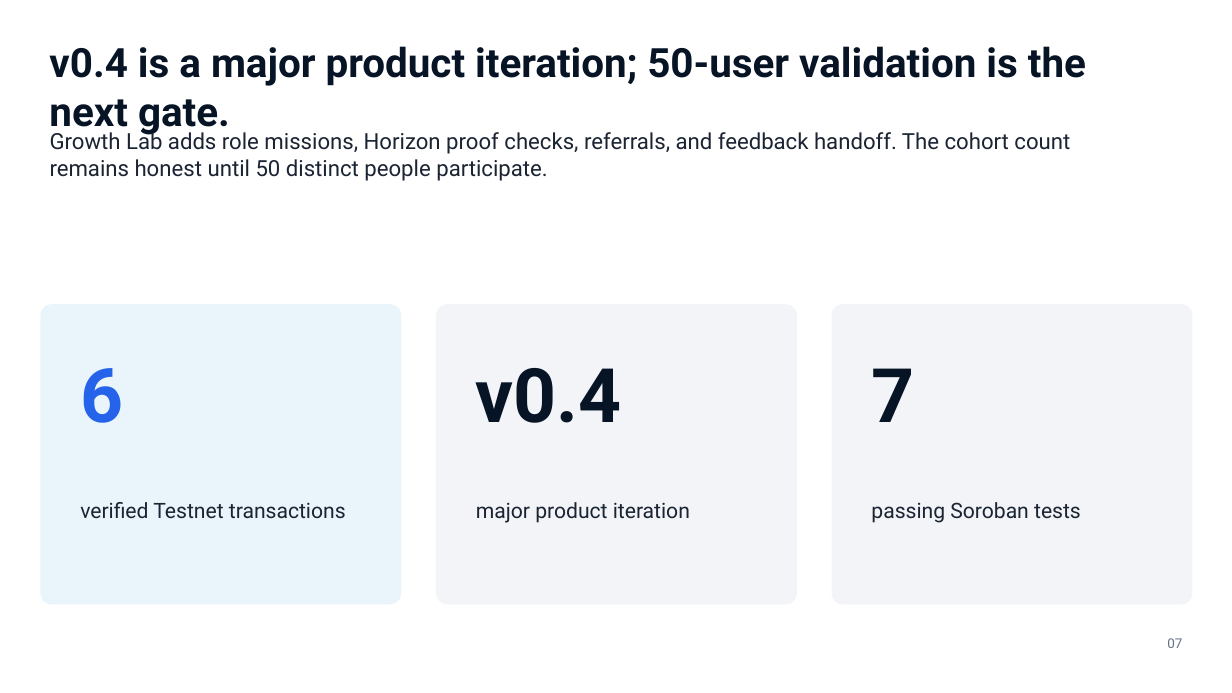
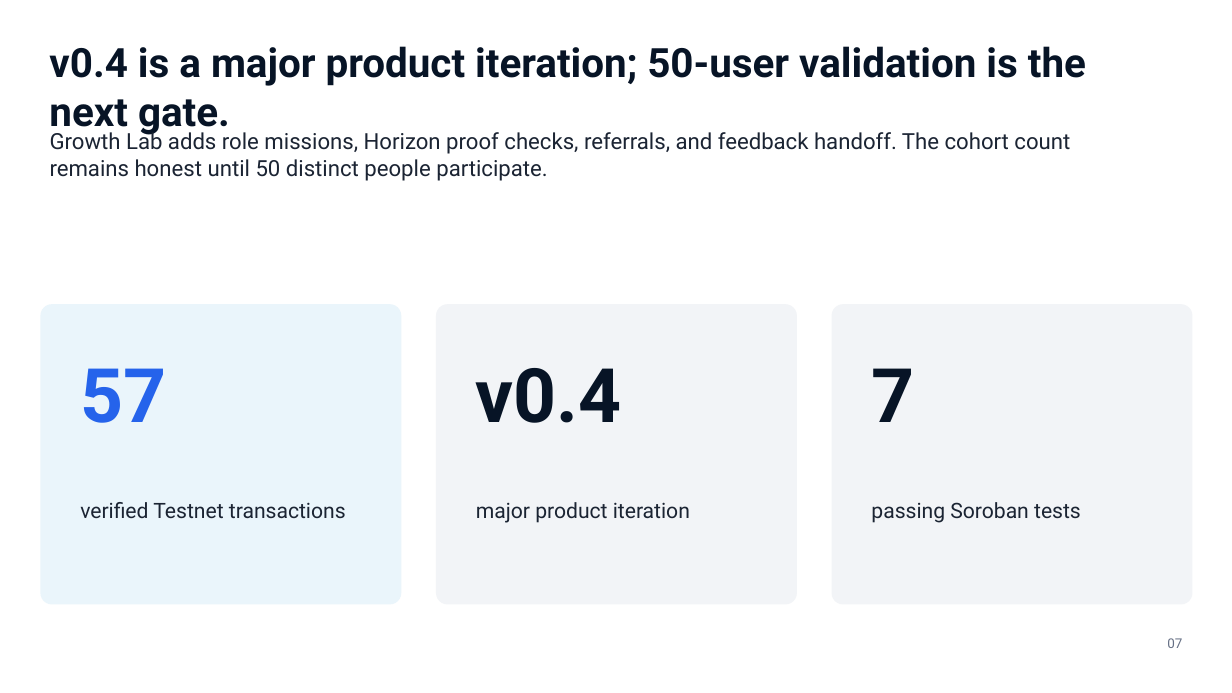
Before and after one commit to emretasss/agentrail-stellar, a slide deck: slide 7 of docs/pitch/AgentRail-Level5-Pitch-Deck.pptx. Drawn at 1232x693 pixels with LibreOffice and Linux fonts; fonts in the diff are those of the drawing. Boxes give left, top, right and bottom in pixels: in the first picture for what was removed or moved away, otherwise in the second. Text is boxed around its words. In the diff, an @@ line names an element or a change of style, - is before the commit and + after.

```diff
--- a/docs/pitch/AgentRail-Level5-Pitch-Deck.pptx
+++ b/docs/pitch/AgentRail-Level5-Pitch-Deck.pptx
@@ text at bbox=[80, 368, 166, 423]: text changed @@
-6
+57
```
Also in this commit, not shown: 1 other slide changed, 10 other files.
